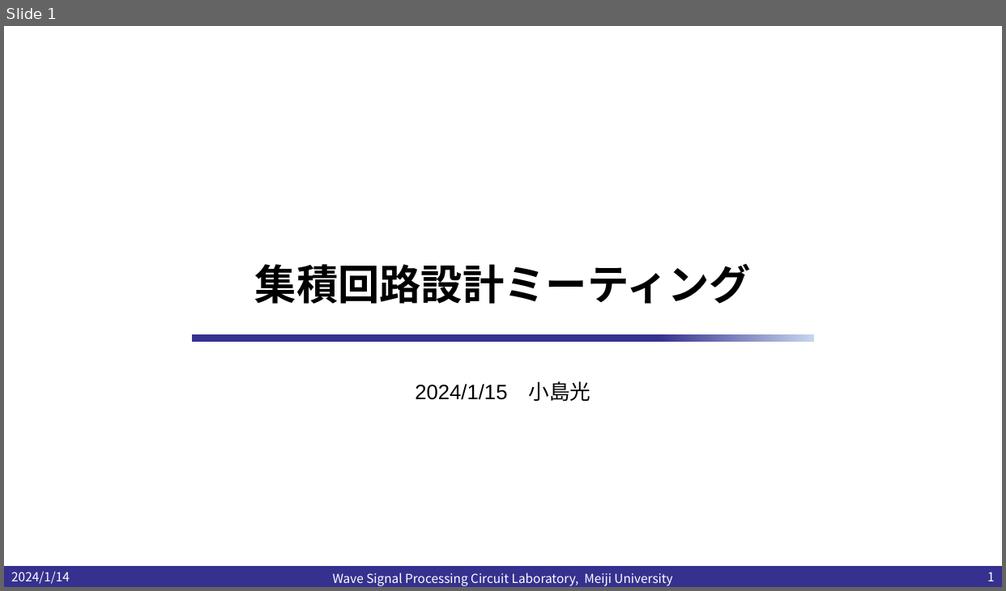
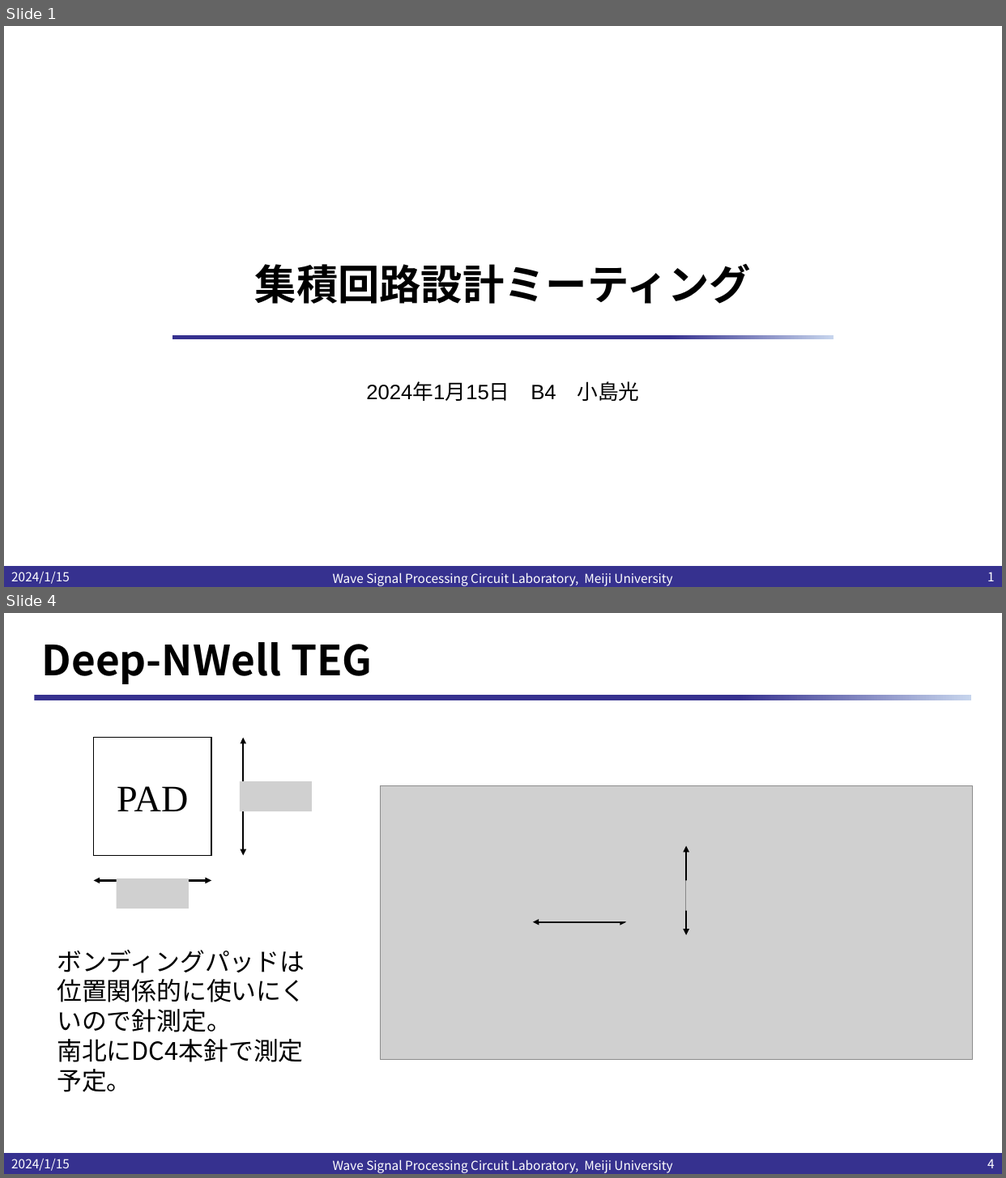
Before and after one commit to kjm-desktop10400/reserch, a slide deck: folded_gilbert/試作/20240115/集積回路設計ミーティング.pptx. Shown one above the other, each under a label of ours: slide 1 before the commit, slides 1 and 4 after it; the slides between them are not shown. The pictures are 1006x591 and 1006x1178 pixels, drawn with LibreOffice and Linux fonts; fonts in the diff are those of the drawing; grey boxes stand for pictures; background and template pictures are left out. Boxes give left, top, right and bottom in pixels: in the first picture for what was removed or moved away, otherwise in the second. Text is boxed around its words. In the diff, an @@ line names an element or a change of style, - is before the commit and + after.

```diff
--- a/folded_gilbert/試作/20240115/集積回路設計ミーティング.pptx
+++ b/folded_gilbert/試作/20240115/集積回路設計ミーティング.pptx
@@ slide 4 added at [4, 613, 1002, 1174], background #FFFFFF; not listed: 1 template element that a slide beside it also shows @@
@@ title added at [42, 642, 372, 684], 40 pt, text #000000, bold @@
+Deep-NWell TEG
@@ rectangle added at [35, 695, 972, 700], fill gradient #36318F to #C7D5ED @@
@@ rectangle added at [94, 738, 211, 855], fill #FFFFFF, outline #000000 1 pt, 36 pt, text #000000 @@
+PAD
@@ double arrow added from (243, 738) to (243, 855), #000000 1.75 pt @@
@@ picture added at [240, 781, 312, 811] @@
@@ picture added at [381, 786, 973, 1060] @@
@@ double arrow added from (686, 845) to (686, 935), #000000 1.75 pt @@
@@ picture added at [117, 879, 188, 909] @@
@@ double arrow added from (94, 881) to (211, 881), #000000 1.75 pt @@
@@ picture added at [539, 892, 633, 922] @@
@@ picture added at [686, 881, 780, 911] @@
@@ double arrow added from (533, 922) to (626, 922), #000000 1.75 pt @@
@@ text added at [57, 950, 305, 1093], 24 pt, text #000000 @@
+ボンディングパッドは位置関係的に使いにくいので針測定。
+南北にDC4本針で測定予定。
@@ text added at [11, 1158, 70, 1171], 12 pt, text #FFFFFF @@
+2024/1/15
@@ text added at [333, 1160, 672, 1174], 12 pt, text #FFFFFF @@
+Wave Signal Processing Circuit Laboratory, Meiji University
@@ page number added at [987, 1159, 995, 1169], 12 pt, text #FFFFFF @@
+4
@@ slide 1 changed as well @@
@@ rectangle: place and size @@
-rectangle at [192, 335, 814, 341]
+rectangle at [172, 335, 834, 339]
@@ subtitle at [366, 382, 639, 401]: text changed @@
-2024/1/15 小島光
+2024年1月15日 B4 小島光
@@ text at [11, 571, 70, 584]: text changed @@
-2024/1/14
+2024/1/15
```
Also in this commit, not shown: 1 other slide changed, 5 other slides added, 13 other files.
